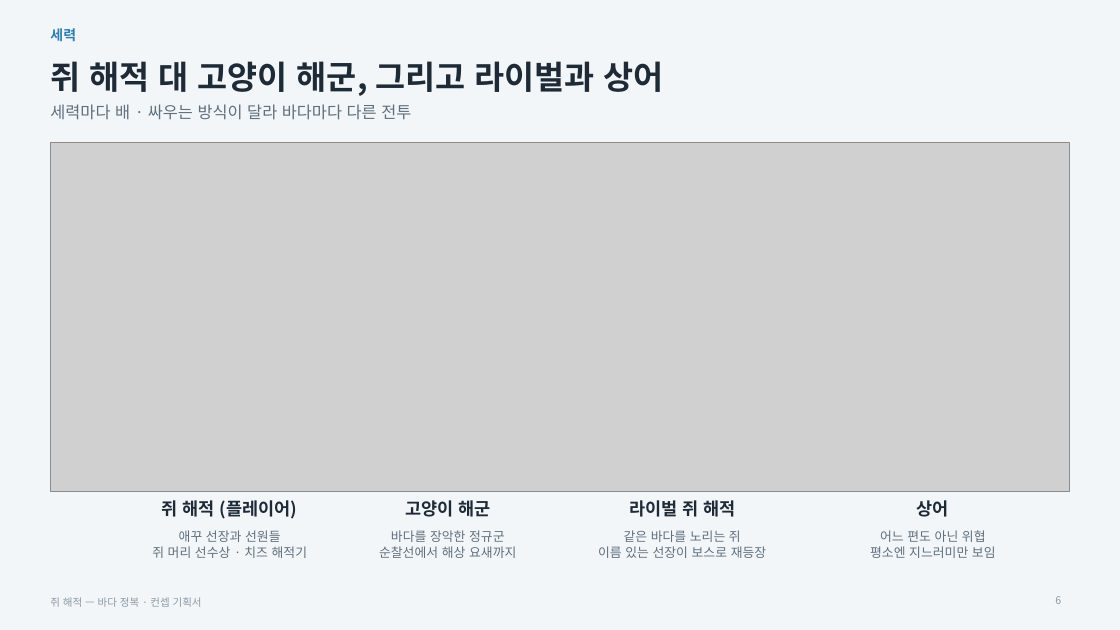
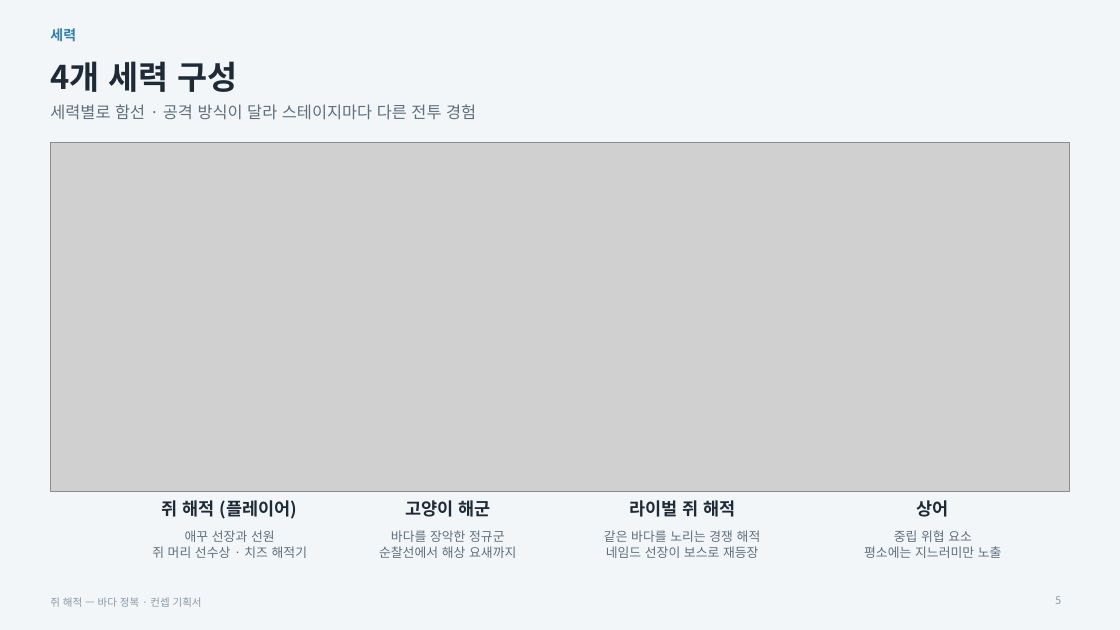
Before and after one commit to inory16351/RatPlain, a slide deck: slide 5 of Pirat_Plan/쥐해적_컨셉기획서.pptx (slide 6 before the commit). Drawn at 1120x630 pixels with LibreOffice and Linux fonts; fonts in the diff are those of the drawing; grey boxes stand for pictures. Boxes give left, top, right and bottom in pixels: in the first picture for what was removed or moved away, otherwise in the second. Text is boxed around its words. In the diff, an @@ line names an element or a change of style, - is before the commit and + after.

```diff
--- a/Pirat_Plan/쥐해적_컨셉기획서.pptx
+++ b/Pirat_Plan/쥐해적_컨셉기획서.pptx
@@ title at [50,61,238,92]: text changed @@
-쥐 해적 대 고양이 해군, 그리고 라이벌과 상어
+4개 세력 구성
@@ text at [50,104,476,120]: text changed @@
-세력마다 배 · 싸우는 방식이 달라 바다마다 다른 전투
+세력별로 함선 · 공격 방식이 달라 스테이지마다 다른 전투 경험
@@ text at [185,530,275,542]: text changed @@
-애꾸 선장과 선원들
+애꾸 선장과 선원
@@ text at [604,530,761,558]: text changed @@
-같은 바다를 노리는 쥐
-이름 있는 선장이 보스로 재등장
+같은 바다를 노리는 경쟁 해적
+네임드 선장이 보스로 재등장
@@ text at [864,530,1002,558]: text changed @@
-어느 편도 아닌 위협
-평소엔 지느러미만 보임
+중립 위협 요소
+평소에는 지느러미만 노출
```
Also in this commit, not shown: 16 other slides changed, 1 slide removed, 1 other file.
